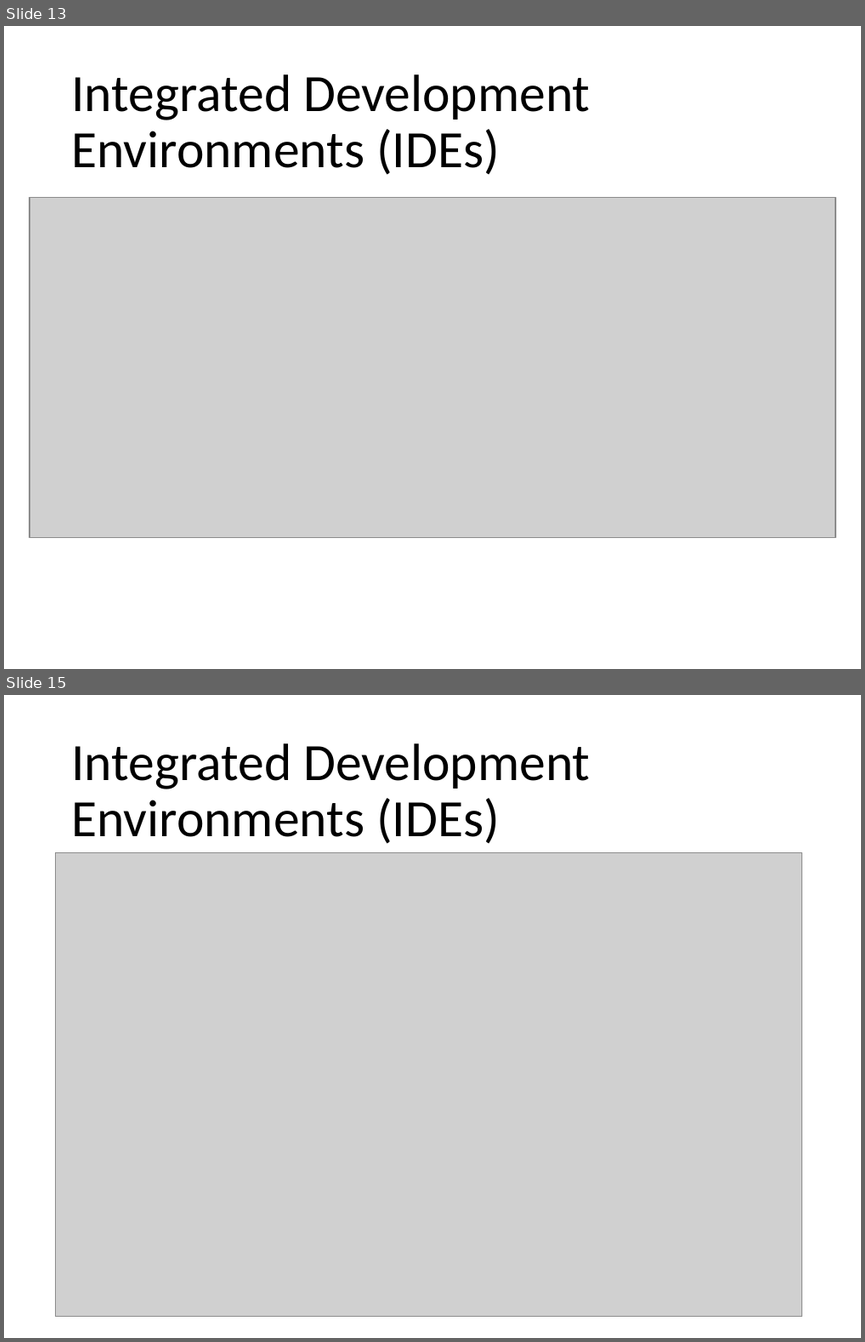
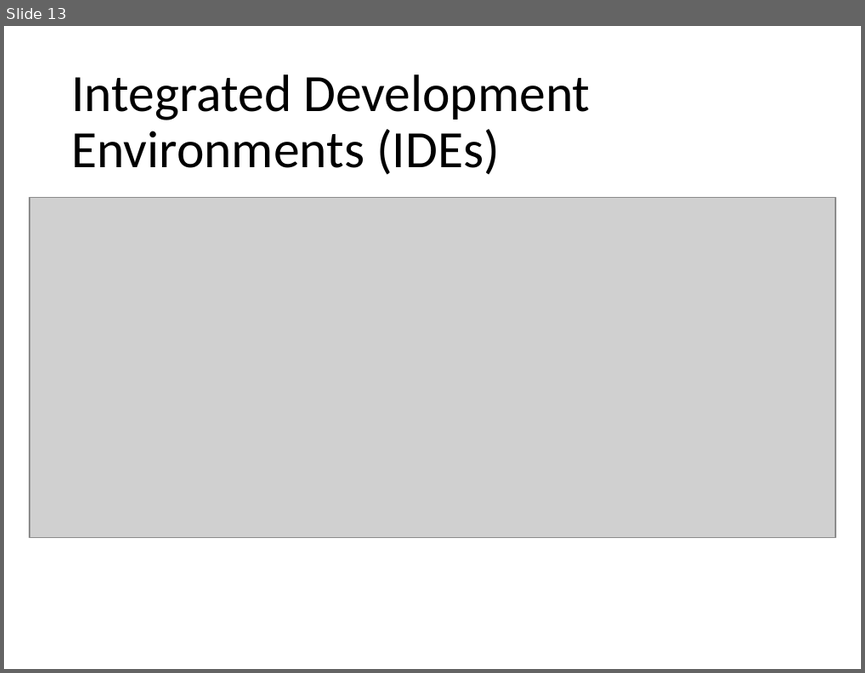
Before and after one commit to merrygoat/IntroToPython, a slide deck: Introduction to Python.pptx. Shown one above the other, each under a label of ours: slides 13 and 15 before the commit, slide 13 after it; the slides between them are not shown. The pictures are 865x1342 and 865x673 pixels, drawn with LibreOffice and Linux fonts; fonts in the diff are those of the drawing; grey boxes stand for pictures. Boxes give left, top, right and bottom in pixels: in the first picture for what was removed or moved away, otherwise in the second. Text is boxed around its words. In the diff, an @@ line names an element or a change of style, - is before the commit and + after.

```diff
--- a/Introduction to Python.pptx
+++ b/Introduction to Python.pptx
@@ slide 15 removed at bbox=[4, 695, 861, 1338], background #FFFFFF @@
@@ title removed at bbox=[71, 743, 590, 844] @@
-Integrated Development Environments (IDEs)
@@ picture removed at bbox=[55, 852, 801, 1316] @@
```
Also in this commit, not shown: 7 slides changed, 2 other slides removed, 4 other files.
